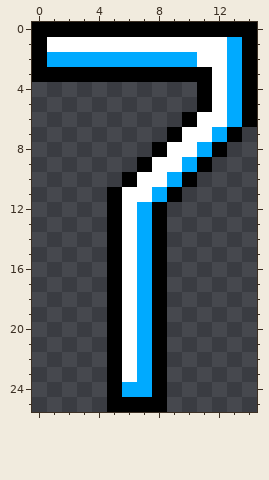
Two versions of one pixel-art sprite, resources/images/7.png. The first picture shows the starting point.
The file is 15x26 pixels.
The result:
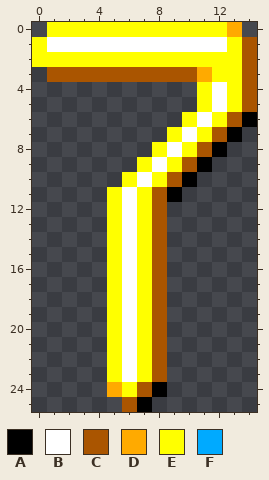
Palette (. is transparent): A #000000  B #ffffff  C #aa5500  D #ffaa00  E #ffff00  F #00aaff
Change:
Changed rows in their new state; - is an unchanged pixel.
first column x 0:
 0 .EEEEEEEEEEEED.
 1 E------------EC
 2 EEEEEEEEEEEEEEC
 3 .CCCCCCCCCCDEEC
 4 -----------E-EC
 5 -----------E-EC
 6 ----------E-EC-
 7 ---------E-EC--
 8 --------E-EC---
 9 -------E-EC----
10 ------E-EC-----
11 -----E-EC------
12 -----E-EC------
13 -----E-EC------
14 -----E-EC------
15 -----E-EC------
16 -----E-EC------
17 -----E-EC------
18 -----E-EC------
19 -----E-EC------
20 -----E-EC------
21 -----E-EC------
22 -----E-EC------
23 -----E-EC------
24 -----DEC-------
25 -----.C-.------
Changed places in both pictures, as pixel boxes (x1, y1, x2, y2):
changed: (32, 22, 257, 412)
